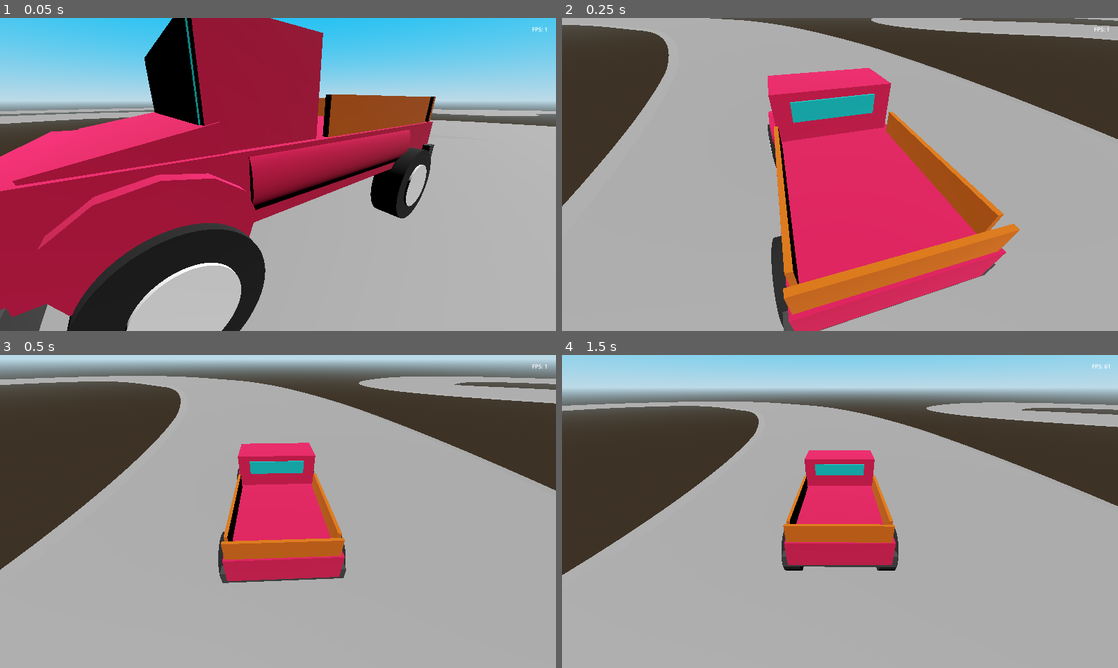
Above: before the commit, frames 1-4 (two rows, left to right).
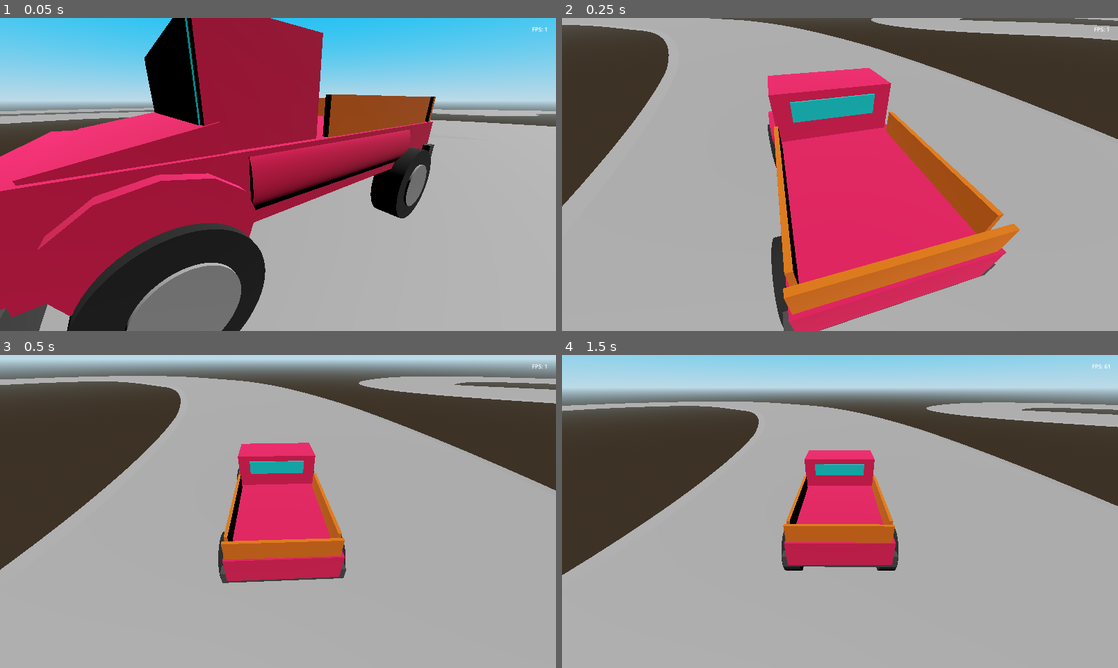
Above: after the commit, the same moments.

Repository: AssafDamari/cars-2
Game: Godot game, scene res://scenes/main.tscn
Same seed, same stepped clock (60 frames per second), same inputs: the game is played once before the commit and once after it.
Inputs:
- Up to frame 1 (0.05 s): no input
- Up to frame 2 (0.25 s): no input
- Up to frame 3 (0.5 s): no input
- Up to frame 4 (1.5 s): no input

The runs differ from the first frame. In frame 1, 3.6% of the frame differs, in the area x 22-77%, y 46-100%; in frame 2, less than 0.1%; in frame 3, nothing differs; in frame 4, nothing differs.

Commit message:
Remove unused texture files and their import configurations for Purple and Red textures

Diff:
--- a/scenes/wheel.tscn
+++ b/scenes/wheel.tscn
@@ -7,6 +7,7 @@
 height = 0.35
 
 [sub_resource type="StandardMaterial3D" id="StandardMaterial3D_b52vq"]
+albedo_color = Color(0.5609549, 0.5609549, 0.5609549, 1)
 
 [sub_resource type="CylinderMesh" id="CylinderMesh_drh0d"]
 top_radius = 0.3
Binary file removed: textures/PNG/Dark/texture_01.png
Not shown, removed: textures/PNG/Dark/texture_01.png.import
Binary file removed: textures/PNG/Dark/texture_02.png
Not shown, removed: textures/PNG/Dark/texture_02.png.import
Binary file removed: textures/PNG/Dark/texture_03.png
Not shown, removed: textures/PNG/Dark/texture_03.png.import
Binary file removed: textures/PNG/Dark/texture_04.png
Not shown, removed: textures/PNG/Dark/texture_04.png.import
Binary file removed: textures/PNG/Dark/texture_05.png
Not shown, removed: textures/PNG/Dark/texture_05.png.import
Binary file removed: textures/PNG/Dark/texture_06.png
Not shown, removed: textures/PNG/Dark/texture_06.png.import
(and 144 more such lines)
